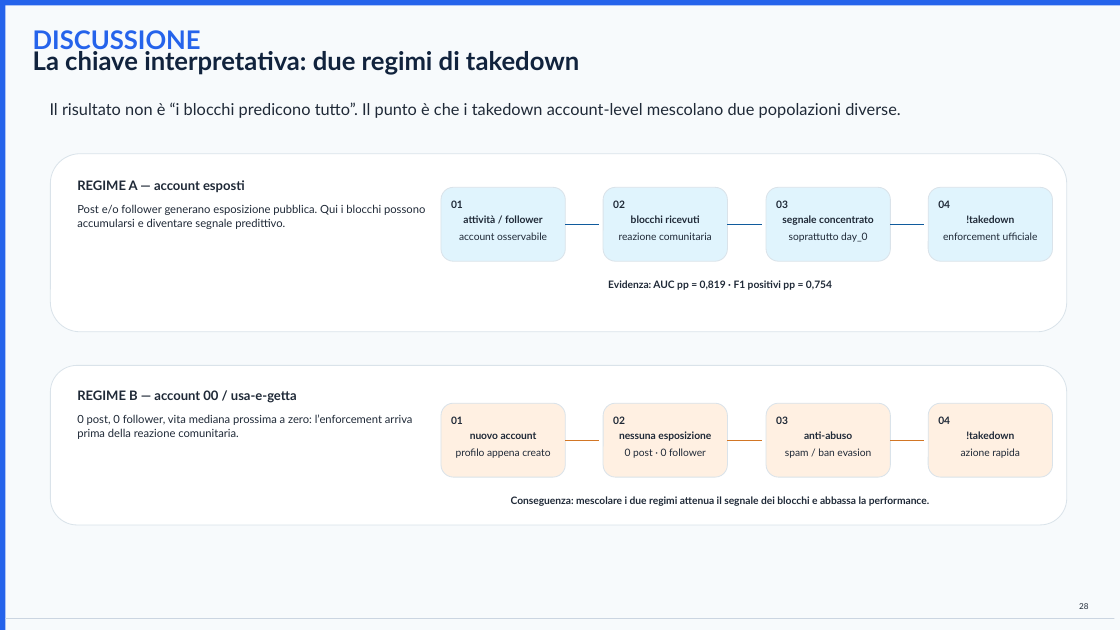
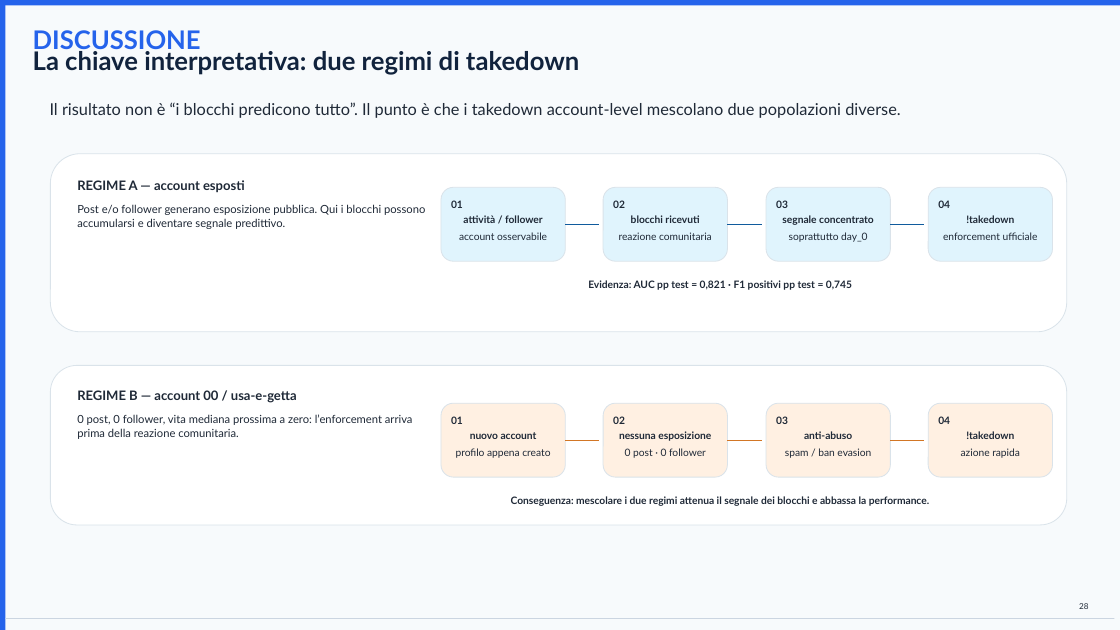
Before and after one commit to nicorota200/Bluesky-moderation-analysis, a slide deck: slide 28 of bluesky_presentazione_final.pptx. Drawn at 1120x630 pixels with LibreOffice and Linux fonts; fonts in the diff are those of the drawing. Boxes give left, top, right and bottom in pixels: in the first picture for what was removed or moved away, otherwise in the second. Text is boxed around its words. In the diff, an @@ line names an element or a change of style, - is before the commit and + after.

```diff
--- a/bluesky_presentazione_final.pptx
+++ b/bluesky_presentazione_final.pptx
@@ text at <box>588,280,852,290</box>: text changed @@
-Evidenza: AUC pp = 0,819 · F1 positivi pp = 0,754
+Evidenza: AUC pp test = 0,821 · F1 positivi pp test = 0,745
```
Also in this commit, not shown: 5 other slides changed, 58 other files.
